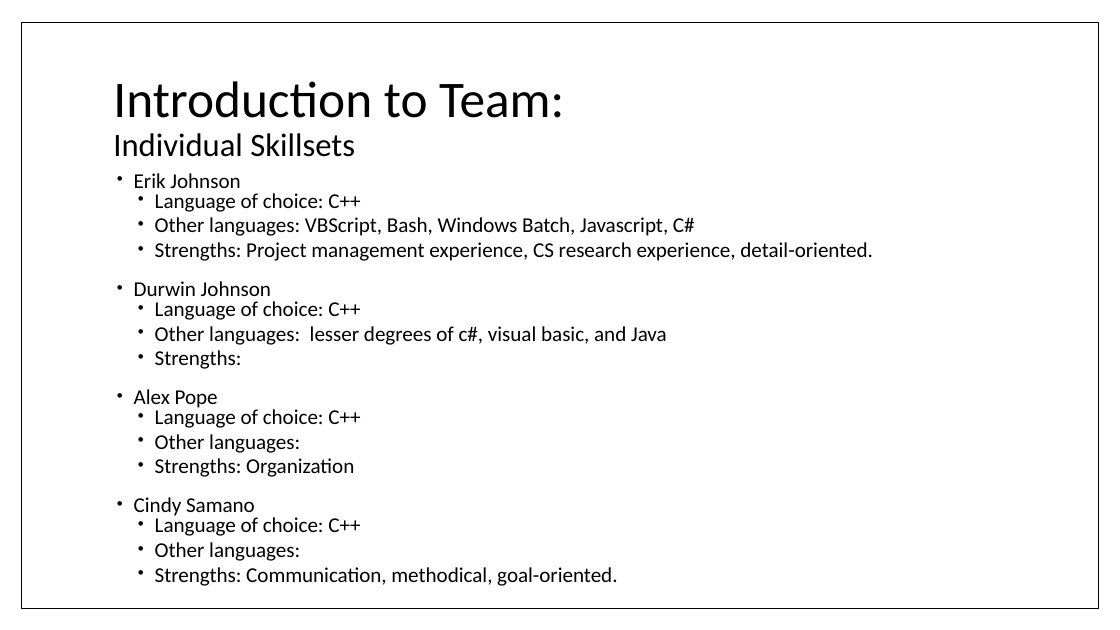
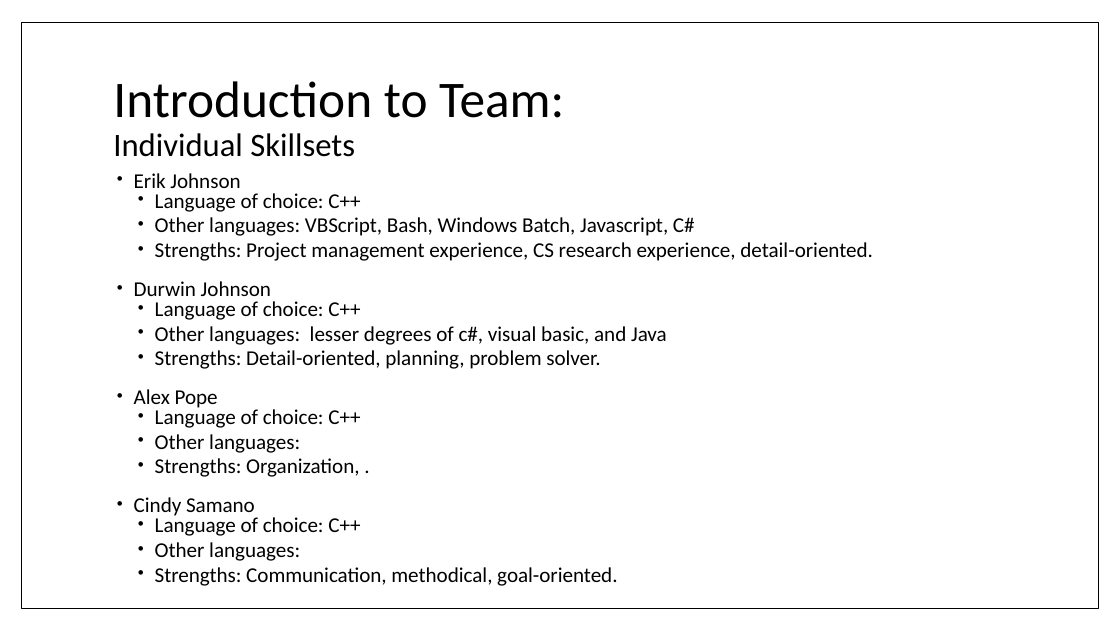
Before and after one commit to umdfeynman/umdfeynman, a slide deck: slide 3 of Work_In_Progress/CS/SPMP_Presentation.pptx (slide 2 before the commit). Drawn at 1120x630 pixels with LibreOffice and Linux fonts; fonts in the diff are those of the drawing. Boxes give left, top, right and bottom in pixels: in the first picture for what was removed or moved away, otherwise in the second. Text is boxed around its words. In the diff, an @@ line names an element or a change of style, - is before the commit and + after.

```diff
--- a/Work_In_Progress/CS/SPMP_Presentation.pptx
+++ b/Work_In_Progress/CS/SPMP_Presentation.pptx
@@ text at <box>155,350,600,369</box>: text changed @@
-  • Strengths:
+  • Strengths: Detail-oriented, planning, problem solver.
@@ text at <box>155,458,359,477</box>: text changed @@
-  • Strengths: Organization
+  • Strengths: Organization, .
```
Also in this commit, not shown: 6 other slides changed, 1 slide added.
